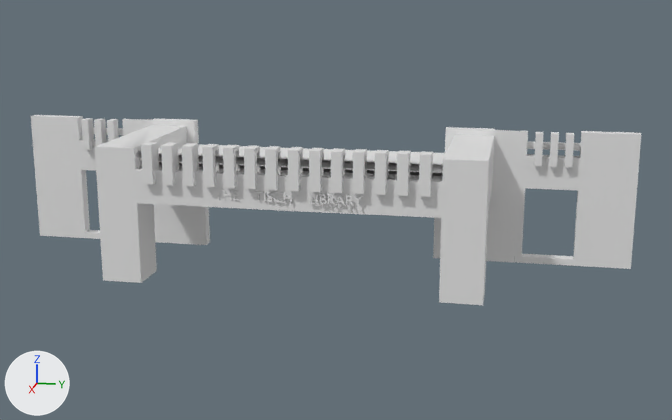
The FBX model Catacombs/Assets/3D Objects/frontTisch1.fbx as it was, and as the next commit left it.
Before and after are seen from a 50 mm lens placed at (128.1, 31.5, 42.9), pointed at (-5.6, 4.7, 9.5). The axes (+X, +Y, +Z) are drawn at lower left. The lights are the same throughout. Where no turn or scale is listed for an object, it has been applied to the vertices. Vertices at the same position are counted once.

The scene before the commit, as lines of its bpy script (objects in view):
```python
me_cube_005 = bpy.data.meshes.new('Cube.005')
me_cube_005.from_pydata(...)  # 869 vertices, 660 faces; spans x -22.8..1.1, y -49.2..49.2, z 0.0..20.9
me_name_of_tish = bpy.data.meshes.new('name of tish')
me_name_of_tish.from_pydata(...)  # 1198 vertices, 1760 faces; spans x -10.6..10.6, y 0.0..1.4, z -0.1..0.1
ob_cube_001 = bpy.data.objects.new('Cube.001', me_cube_005)
ob_cube_001.location = (6.0, -0.3, 0.0)
ob_text = bpy.data.objects.new('Text', me_name_of_tish)
ob_text.location = (6.3, 0.2, 13.2)
ob_text.rotation_euler = (1.562, -0.00868, 1.537)  # degrees (89, -0.5, 88)
```
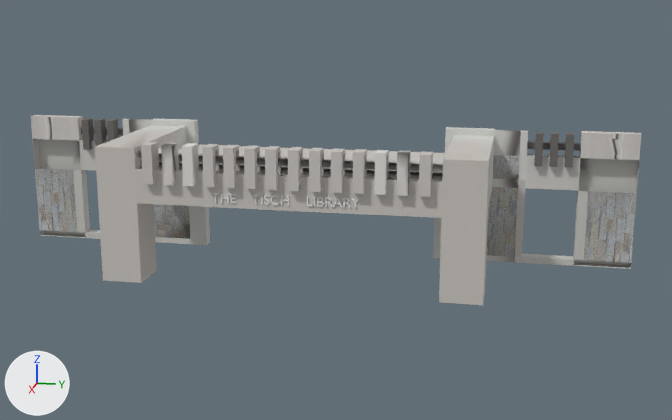
The newer file is also turned or shifted as a whole; pictures and numbers use the older file's frame.

Patch to the scene script:
```diff
--- a/Catacombs/Assets/3D Objects/frontTisch1.fbx.py
+++ b/Catacombs/Assets/3D Objects/frontTisch1.fbx.py
@@ img_library_nice_texture_jpg @@
+img_library_nice_texture_jpg = load_image('library_nice_texture.jpg', 'frontTisch1.fbm/library_nice_texture.jpg', 1125, 1036, 'sRGB')
@@ img_i01_library_nice_texture_jpg @@
+img_i01_library_nice_texture_jpg = load_image('i01_library_nice_texture.jpg', 'frontTisch1.fbm/i01_library_nice_texture.jpg', 1125, 1036, 'Non-Color')
@@ img_library_outside_jpg @@
+img_library_outside_jpg = load_image('library_outside.jpg', 'frontTisch1.fbm/library_outside.jpg', 180, 180, 'sRGB')
@@ mat_material_009 @@
+mat_material_009 = bpy.data.materials.new('Material.009')
+# uses the picture img_i01_library_nice_texture_jpg
+# uses the picture img_library_nice_texture_jpg
@@ mat_material_002 @@
+mat_material_002 = principled_material('Material.002')
+mat_material_002.texture = img_library_outside_jpg
+mat_material_002.roughness = 0.716
@@ me_cube_005 @@
 # used by ob_cube_001; location = (6.0, -0.3, 0.0)
-me_cube_005.from_pydata(...)  # 869 vertices, 660 faces; spans x -22.8..1.1, y -49.2..49.2, z 0.0..20.9
+me_cube_005.from_pydata(...)  # 937 vertices, 720 faces; spans x -22.8..1.1, y -49.2..49.2, z 0.0..20.9
+# me_cube_005 part 1
+# 66 faces are deleted
+# 18 vertices are added at x -22.8..-21.0, y -49.2..49.2, z 1.1..12.0
+# 18 new vertices lie (0.0, 0.0, -11.0) away from vertices in x -22.8..-21.0, y -31.7..31.7, z 12.0
+# 12 new vertices lie (0.0, -1.4, 0.0) away from vertices in x -22.8..-21.0, y -40.7, z 17.0..20.9
+# 12 new vertices lie (0.0, 1.4, 0.0) away from vertices in x -22.8..-21.0, y 40.7, z 17.0..20.9
+# 8 new vertices lie (0.0, 0.0, 1.3) away from vertices in x -21.0, y -40.7..40.7, z 12.0
+# 120 new faces join them, mat_material_002 (picture img_library_outside_jpg)
+# 6 new faces join them, mat_material_009
+# me_cube_005 part 2: 588 kept faces spanning x -22.8..1.1, y -49.2..49.2, z 0.0..20.9 get new texture (UV) coordinates
+# me_cube_005 part 3: 594 faces spanning x -22.8..1.1, y -49.2..49.2, z 0.0..20.9 switch from no material to mat_material_002 (picture img_library_outside_jpg)
+me_cube_005.materials.append(mat_material_009)
@@ ob_text @@
 ob_text = bpy.data.objects.new('Text', me_name_of_tish)
-ob_text.location = (6.3, 0.2, 13.2)
-ob_text.rotation_euler = (1.562, -0.00868, 1.537)  # degrees (89, -0.5, 88)
+ob_text.location = (6.1, -0.2, 12.8)
+ob_text.rotation_euler = (1.562, -0.00868, 1.57)  # degrees (89, -0.5, 90)
```

Pixel boxes [x1, y1, x2, y2] of what changed, in the pictures (672 x 420 px):
'Text', moved, turned
    before: [215, 190, 362, 206]
    after: [211, 193, 360, 208]
part 1 of me_cube_005, built on
    both: [31, 116, 641, 302]
part 2 of me_cube_005, surface changed
    both: [33, 115, 641, 305]
part 3 of me_cube_005, recoloured
    both: [387, 156, 525, 257]
